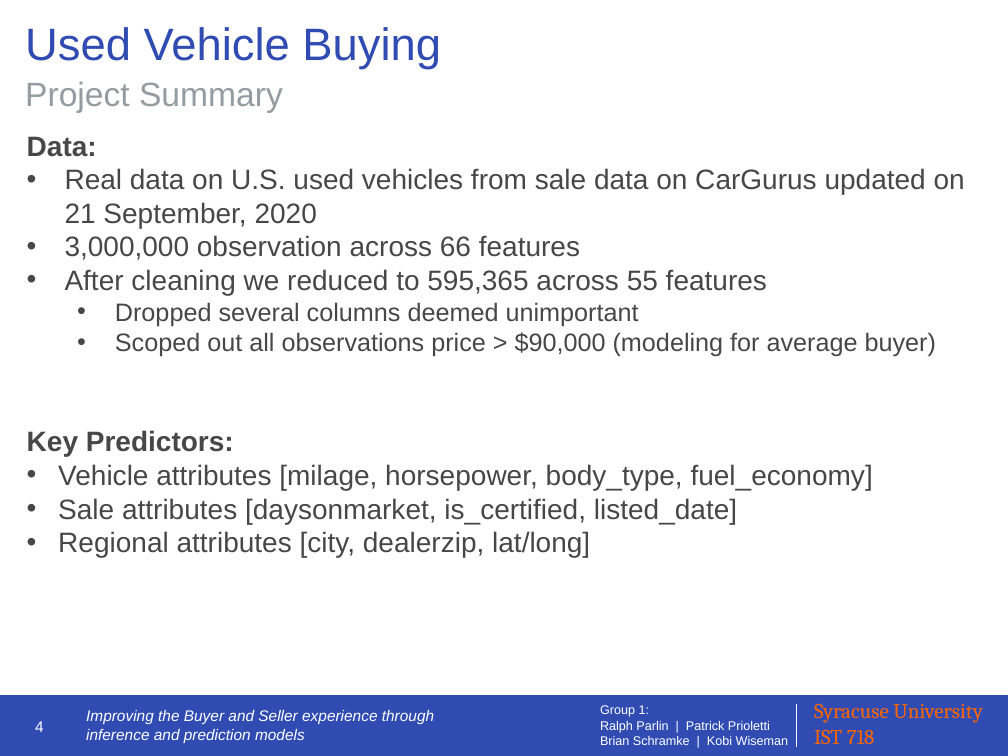
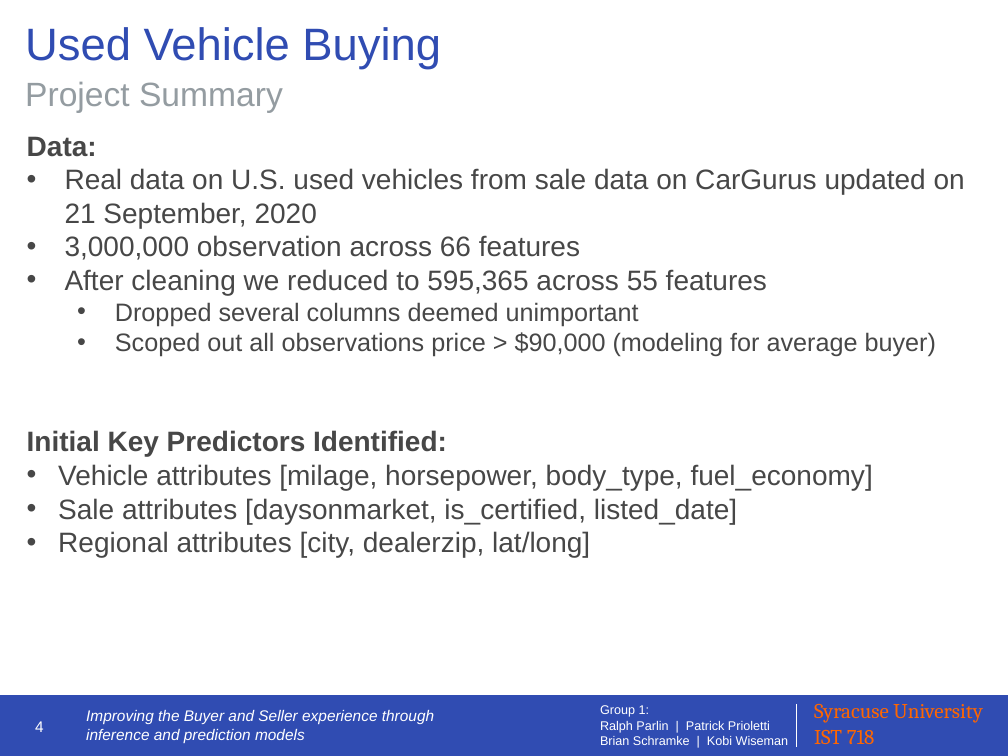
Before and after one commit to IST-718-Fall-2020/project_presentation-group1, a slide deck: slide 4 of group1_presentation_slides.pptx. Drawn at 1008x756 pixels with LibreOffice and Linux fonts; fonts in the diff are those of the drawing. Boxes give left, top, right and bottom in pixels: in the first picture for what was removed or moved away, otherwise in the second. Text is boxed around its words. In the diff, an @@ line names an element or a change of style, - is before the commit and + after.

```diff
--- a/group1_presentation_slides.pptx
+++ b/group1_presentation_slides.pptx
@@ text at (x1=27, y1=430, x2=447, y2=456): text changed @@
-Key Predictors:
+Initial Key Predictors Identified:
```
Also in this commit, not shown: 13 other slides changed, 1 slide added, 4 slides removed.
